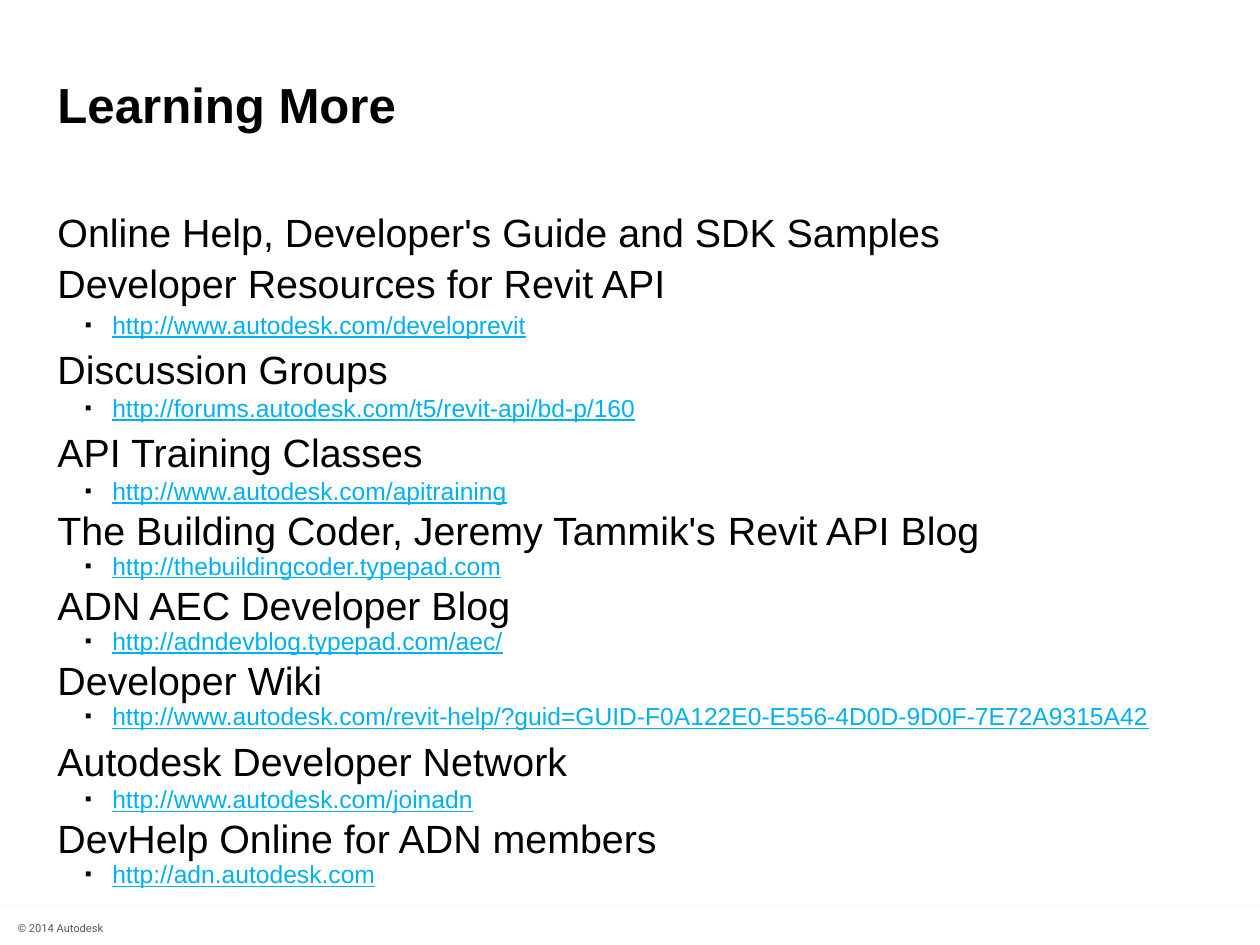
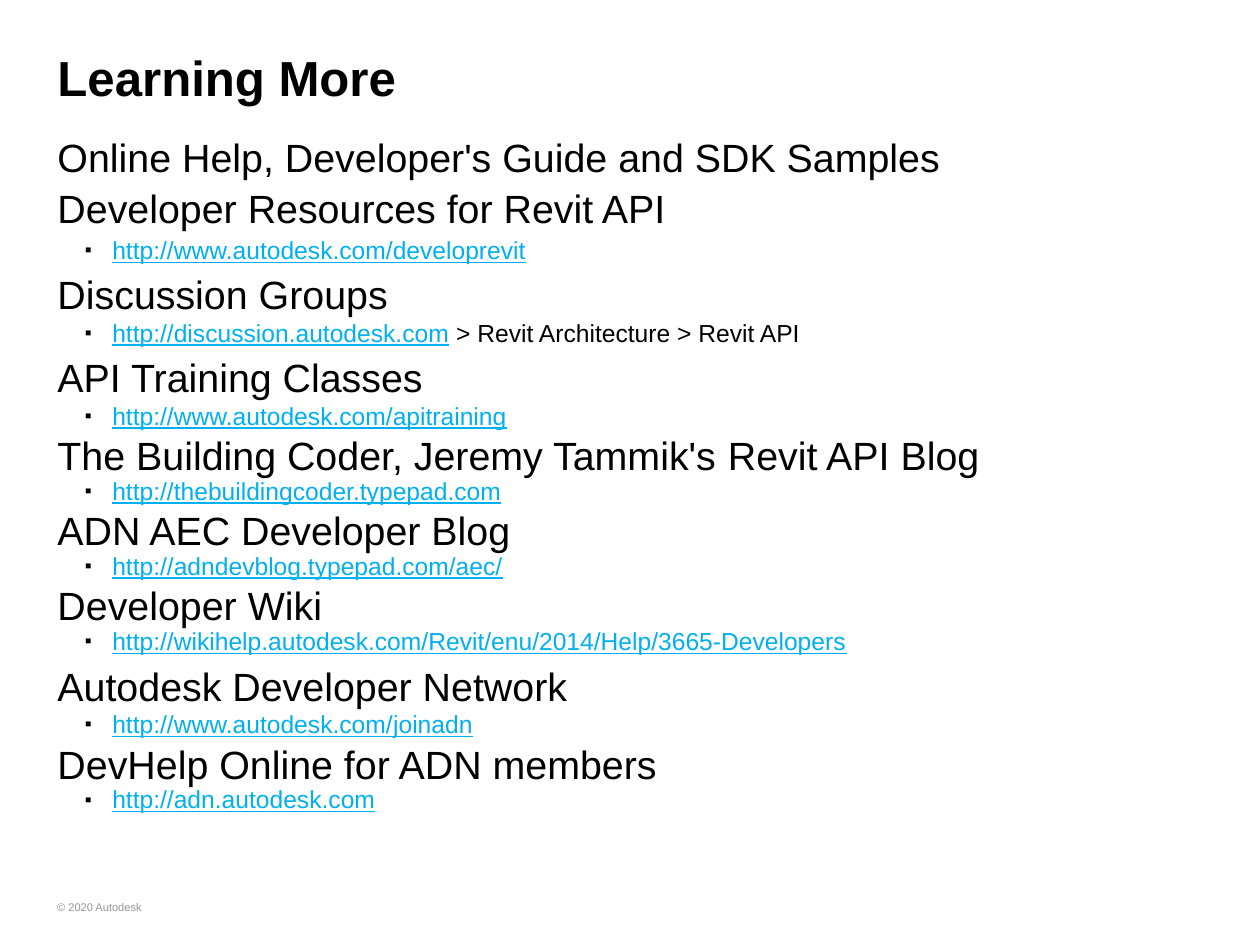
Before and after one commit to ADN-DevTech/RevitTrainingMaterial, a slide deck: slide 31 of Presentation/2_Revit_UI_API.pptx. Drawn at 1260x945 pixels with LibreOffice and Linux fonts; fonts in the diff are those of the drawing; background and template pictures are left out. Boxes give left, top, right and bottom in pixels: in the first picture for what was removed or moved away, otherwise in the second. Text is boxed around its words. In the diff, an @@ line names an element or a change of style, - is before the commit and + after.

```diff
--- a/Presentation/2_Revit_UI_API.pptx
+++ b/Presentation/2_Revit_UI_API.pptx
@@ title "Learning More" moved from (x1=57, y1=87, x2=396, y2=133) to (x1=57, y1=60, x2=396, y2=106) @@
@@ text "Online Help, Developer's Guide and ..." moved from (x1=57, y1=218, x2=1147, y2=861) to (x1=57, y1=143, x2=980, y2=813) @@
@@ text at (x1=112, y1=324, x2=800, y2=347): text changed @@
-  ▪ http://forums.autodesk.com/t5/revit-api/bd-p/160
+  ▪ http://discussion.autodesk.com > Revit Architecture > Revit API
@@ text at (x1=112, y1=632, x2=845, y2=655): text changed @@
-  ▪ http://www.autodesk.com/revit-help/?guid=GUID-F0A122E0-E556-4D0D-9D0F-7E72A9315A42
+  ▪ http://wikihelp.autodesk.com/Revit/enu/2014/Help/3665-Developers
@@ text "© 2020 Autodesk" at (x1=68, y1=903, x2=141, y2=911): vertical alignment top to middle @@
@@ rectangle removed at (x1=0, y1=906, x2=1260, y2=945) @@
@@ text at (x1=68, y1=903, x2=141, y2=911): text changed; font Roboto to Arial; text colour #595959 to #969696 @@
-© 2014 Autodesk
+© 2020 Autodesk
```
Also in this commit, not shown: 31 other slides changed, 1 slide added, 1 slide removed, 7 other files.
